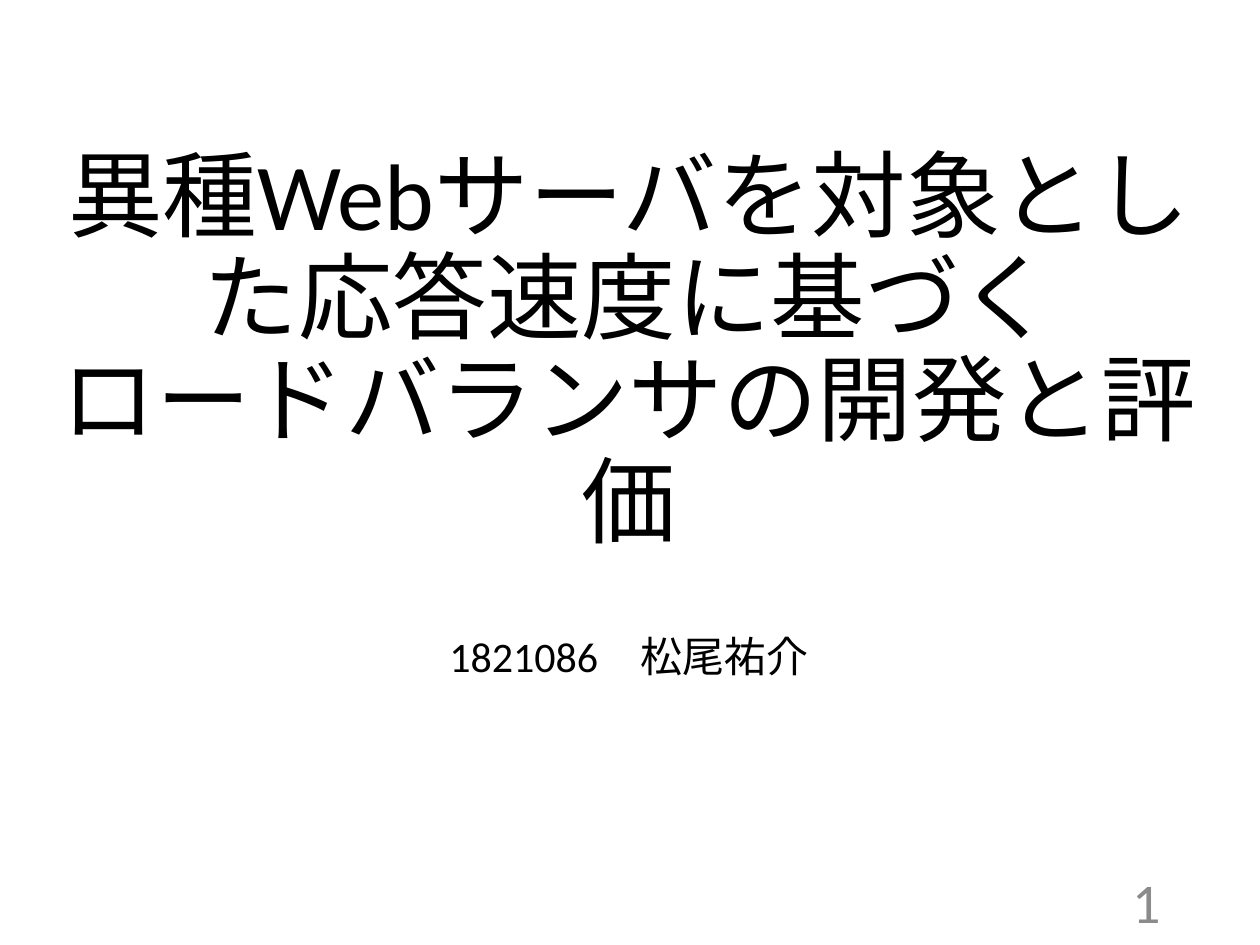
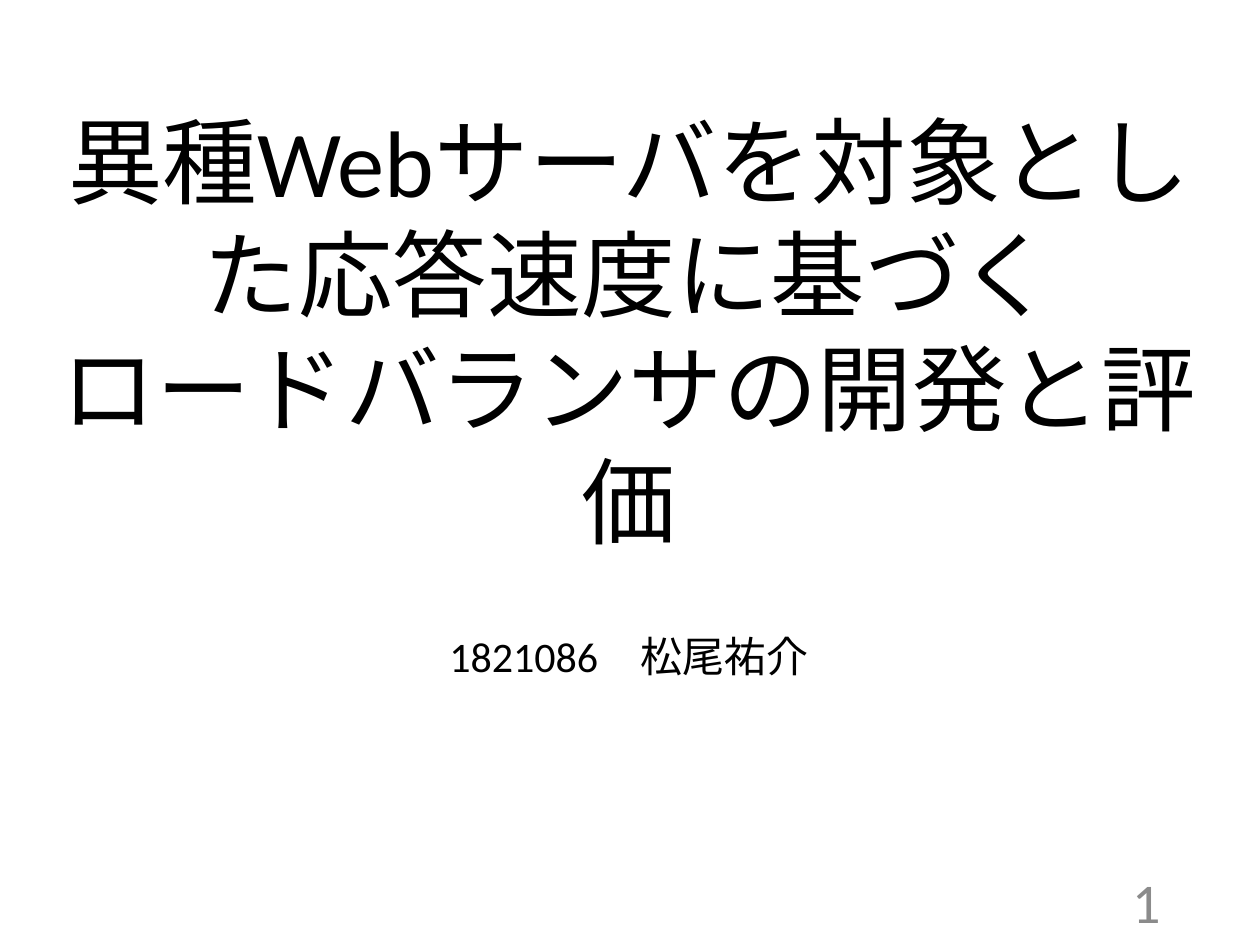
Before and after one commit to kait-takanolab/1821086_matsuo_thesis, a slide deck: slide 1 of 発表用/1821086_卒業研究発表会.pptx. Drawn at 1260x945 pixels with LibreOffice and Linux fonts; fonts in the diff are those of the drawing. Boxes give left, top, right and bottom in pixels: in the first picture for what was removed or moved away, otherwise in the second. Text is boxed around its words. In the diff, an @@ line names an element or a change of style, - is before the commit and + after.

```diff
--- a/発表用/1821086_卒業研究発表会.pptx
+++ b/発表用/1821086_卒業研究発表会.pptx
@@ title "異種Webサーバを対象とした応答速度に基づく ロードバランサの開発と評価" at box(62, 117, 1196, 545): line spacing 0.9 to 1 @@
```
Also in this commit, not shown: 10 other slides changed, 2 slides removed, 3 other files.
